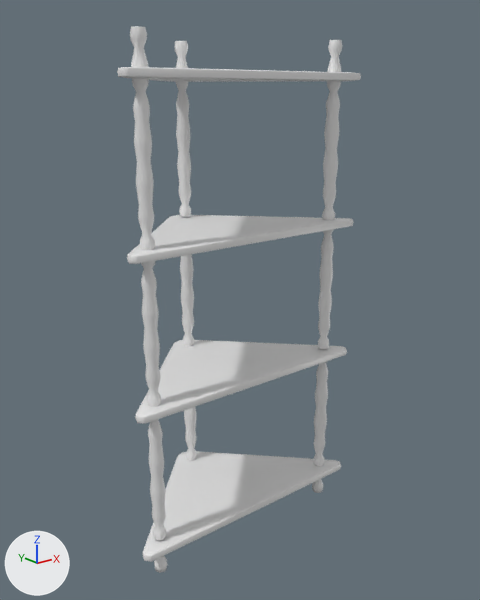
Two versions of the FBX model UE5_job/Content/Models/multishelf corner table.fbx, one commit apart.
Before and after are seen from a 50 mm camera at (-0.719, -0.859, 0.774) aimed at (0.036, 0.086, 0.396). Lighting does not change. The marker at lower left points along +X, +Y and +Z. The first picture is the older version. Where no turn or scale is listed for an object, it has been applied to the vertices.

The scene before the commit, as lines of its bpy script (objects in view):
```python
ob_littlepillar = bpy.data.objects.new('littlePillar', me_cube_002)
ob_littlepillar.location = (0.0, 0.0, 0.0)
ob_littlepillar_001 = bpy.data.objects.new('littlePillar.001', me_cube_004)
ob_littlepillar_001.location = (0.0, 0.0, 0.0)
ob_littlepillar_002 = bpy.data.objects.new('littlePillar.002', me_cube_006)
ob_littlepillar_002.location = (0.0, 0.0, 0.0)
ob_pillar = bpy.data.objects.new('pillar', me_cube_001)
ob_pillar.location = (0.0, 0.0, 0.0)
ob_pillar_001 = bpy.data.objects.new('pillar.001', me_cube_003)
ob_pillar_001.location = (0.0, 0.0, 0.0)
ob_pillar_002 = bpy.data.objects.new('pillar.002', me_cube_005)
ob_pillar_002.location = (0.0, 0.0, 0.0)
ob_plane = bpy.data.objects.new('Plane', me_plane)
ob_plane.location = (0.0, 0.0, 0.0)
```
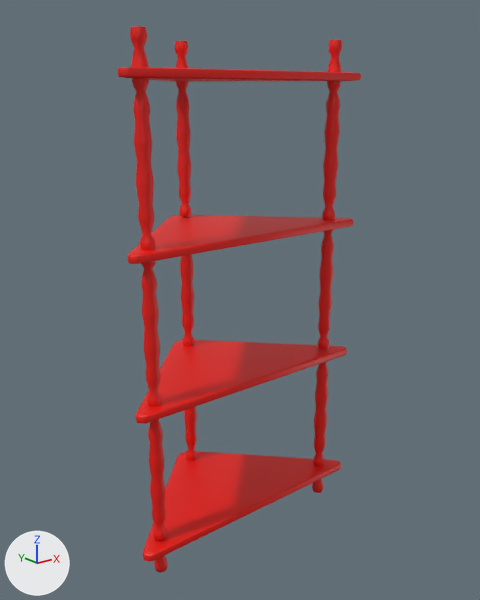
Where the newer file only moved an object's origin or applied its transform, the numbers keep the older frame.

Changed parts and their boxes (x1, y1, x2, y2) in the pictures (480 x 600 px):
'Plane', recoloured (white to red)
    both: (117, 67, 361, 561)
'pillar.001', recoloured (white to red)
    both: (132, 78, 166, 541)
'pillar', recoloured (white to red)
    both: (313, 81, 341, 467)
'pillar.002', recoloured (white to red)
    both: (176, 81, 197, 461)
'littlePillar.001', recoloured
    both: (130, 26, 168, 573)
'littlePillar', recoloured
    both: (312, 40, 342, 493)
'littlePillar.002', recoloured (white to red)
    both: (174, 41, 188, 68)

The change, as a diff of the scene's bpy script:
```diff
--- a/UE5_job/Content/Models/multishelf corner table.fbx.py
+++ b/UE5_job/Content/Models/multishelf corner table.fbx.py
@@ mat_zenuv_generic_material_001 @@
 mat_zenuv_generic_material_001 = principled_material('ZenUV_Generic_Material.001')
-mat_zenuv_generic_material_001.base_color = (0.8, 0.8, 0.8)  # white #e7e7e7
+mat_zenuv_generic_material_001.base_color = (0.8, 0.00434, 0.0)  # red #e70e00
 mat_zenuv_generic_material_001.roughness = 0.4
@@ me_cube_005 @@
 me_cube_005.from_pydata(...)  # 456 vertices, 432 faces; spans x -0.014..0.014, y 0.196..0.224, z 0.009..0.803
-me_cube_005.materials.append(mat_zenuv_generic_material_006)  # white #e7e7e7
+me_cube_005.materials.append(mat_zenuv_generic_material_001)  # red #e70e00
@@ me_cube_001 @@
 me_cube_001.from_pydata(...)  # 456 vertices, 432 faces; spans x 0.186..0.214, y 0.006..0.034, z 0.009..0.797
-me_cube_001.materials.append(mat_zenuv_generic_material_002)  # white #e7e7e7
+me_cube_001.materials.append(mat_zenuv_generic_material_001)  # red #e70e00
@@ me_cube_003 @@
 me_cube_003.from_pydata(...)  # 456 vertices, 432 faces; spans x -0.214..-0.186, y 0.006..0.034, z 0.015..0.797
-me_cube_003.materials.append(mat_zenuv_generic_material_004)  # white #e7e7e7
+me_cube_003.materials.append(mat_zenuv_generic_material_001)  # red #e70e00
```
